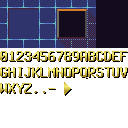
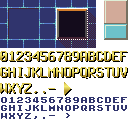
Before/after of a w=128, h=128 layered artwork. What changed in the layer stack:
painted on "textures.png" over [1, 0, 128, 119]
